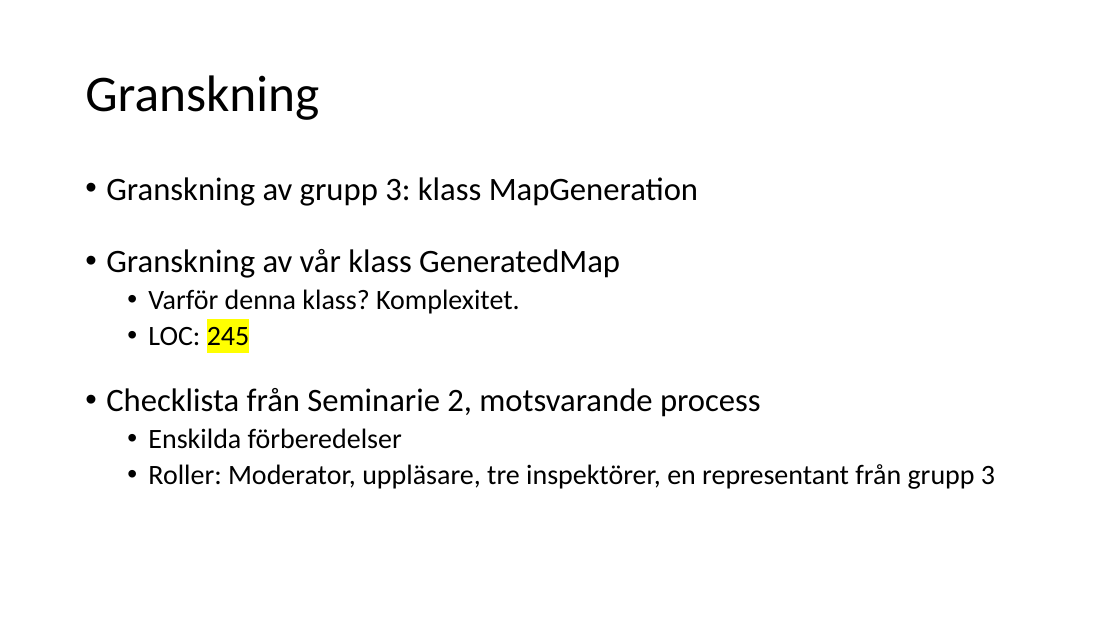
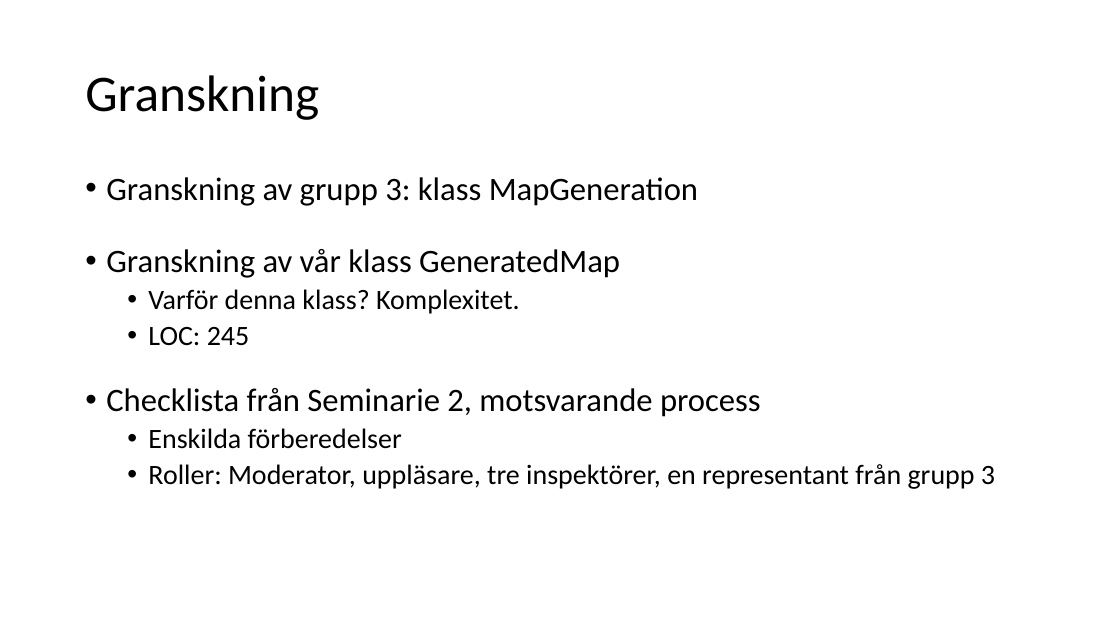
Before and after one commit to hampusidstam/InteGame, a slide deck: slide 26 of docs/Slutredovisning_grp5_v9.pptx. Drawn at 1120x630 pixels with LibreOffice and Linux fonts; fonts in the diff are those of the drawing. Boxes give left, top, right and bottom in pixels: in the first picture for what was removed or moved away, otherwise in the second. Text is boxed around its words. In the diff, an @@ line names an element or a change of style, - is before the commit and + after.

```diff
--- a/docs/Slutredovisning_grp5_v9.pptx
+++ b/docs/Slutredovisning_grp5_v9.pptx
@@ text at (148, 327, 250, 346): highlight #FFFF00 to none in "245" @@
```
Also in this commit, not shown: 8 other slides changed.
